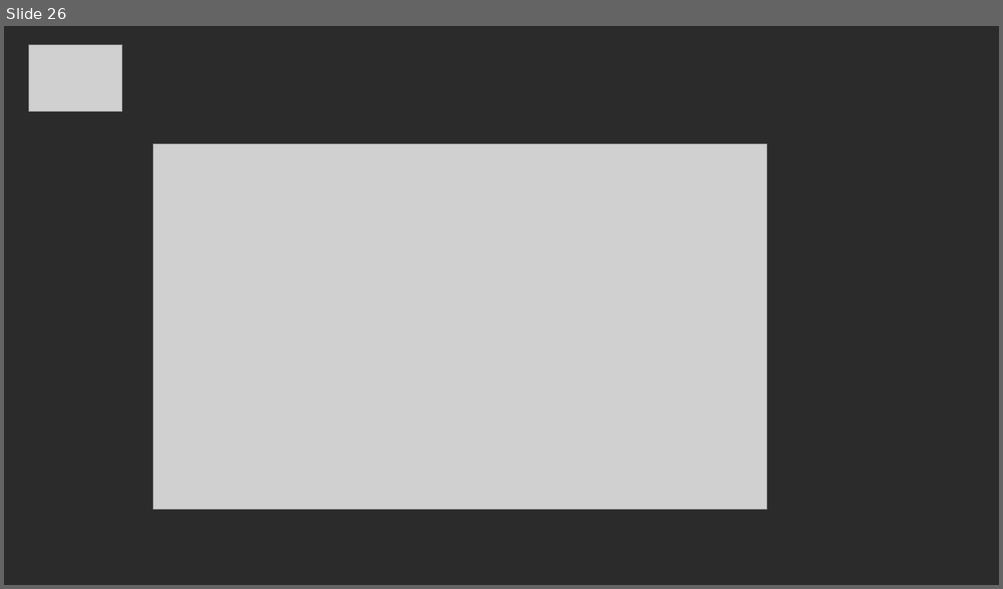
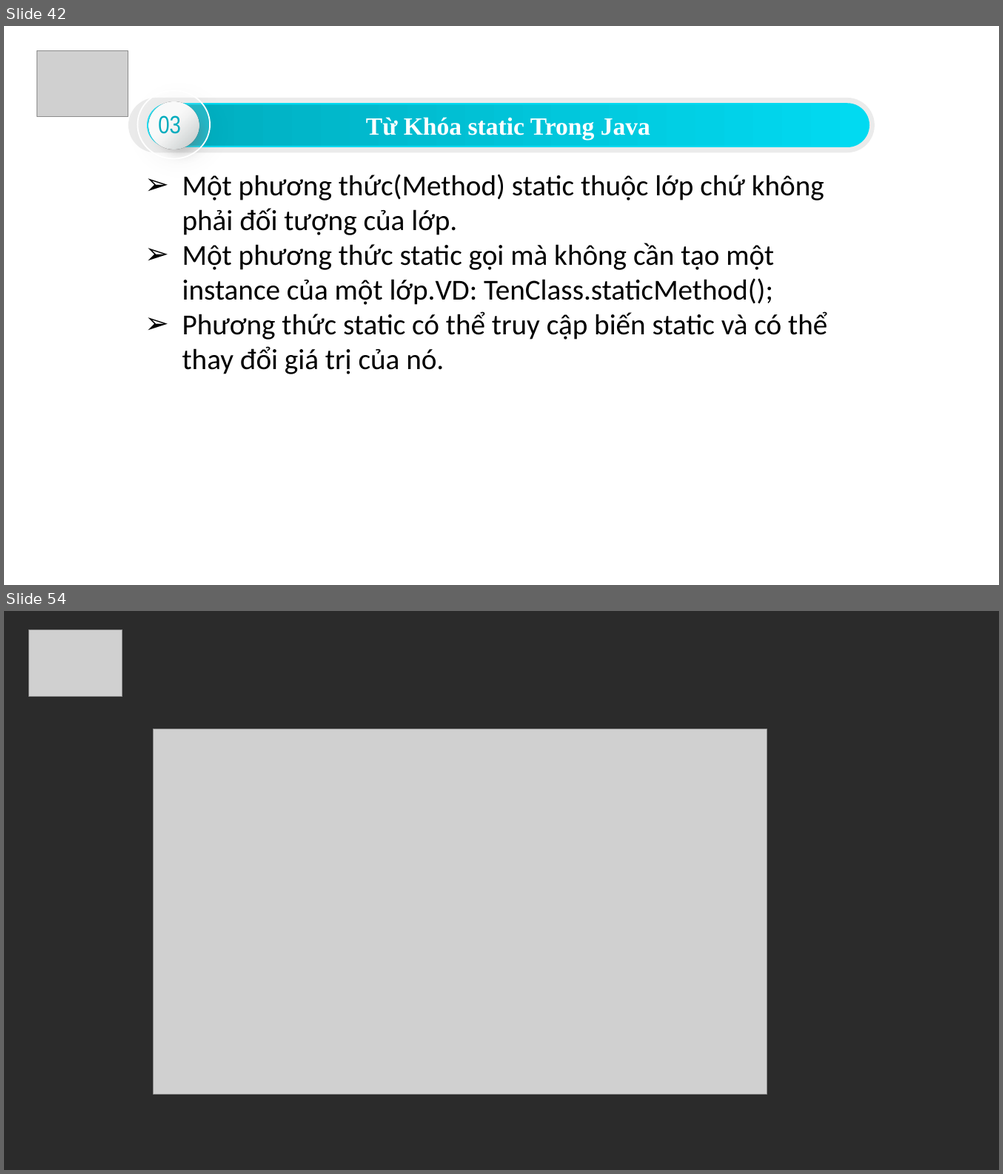
Before and after one commit to sonnguyen17099/t3h_slide, a slide deck: Bài 5.pptx. Shown one above the other, each under a label of ours: slide 26 before the commit, slides 42 and 54 after it; the slides between them are not shown. The pictures are 1003x589 and 1003x1174 pixels, drawn with LibreOffice and Linux fonts; fonts in the diff are those of the drawing; grey boxes stand for pictures; background and template pictures are left out; a plain dark background stands for a picture behind light text. Boxes give left, top, right and bottom in pixels: in the first picture for what was removed or moved away, otherwise in the second. Text is boxed around its words. In the diff, an @@ line names an element or a change of style, - is before the commit and + after.

```diff
--- a/Bài 5.pptx
+++ b/Bài 5.pptx
@@ slide 42 added at (4,26,999,585), background #FFFFFF @@
@@ picture added at (37,50,128,116) @@
@@ rounded rectangle added at (128,98,875,153), fill #D9D9D9 at 50% opacity @@
@@ rounded rectangle added at (148,104,869,146), fill gradient #01ACBE to #01DAF1, outline #01ACBE 1.5 pt, 24 pt, text #FFFFFF, bold @@
+Từ Khóa static Trong Java
@@ group added at (121,83,230,192): 3 ellipses, 1 freeform shape, 1 text @@
+03
@@ text added at (182,174,827,375), 28 pt, text #000000 @@
+➢ Một phương thức(Method) static thuộc lớp chứ không phải đối tượng của lớp.
+➢ Một phương thức static gọi mà không cần tạo một instance của một lớp.VD: TenClass.staticMethod();
+➢ Phương thức static có thể truy cập biến static và có thể thay đổi giá trị của nó.
@@ what was slide 26 is now slide 54 @@
```
Also in this commit, not shown: 27 other slides added.
